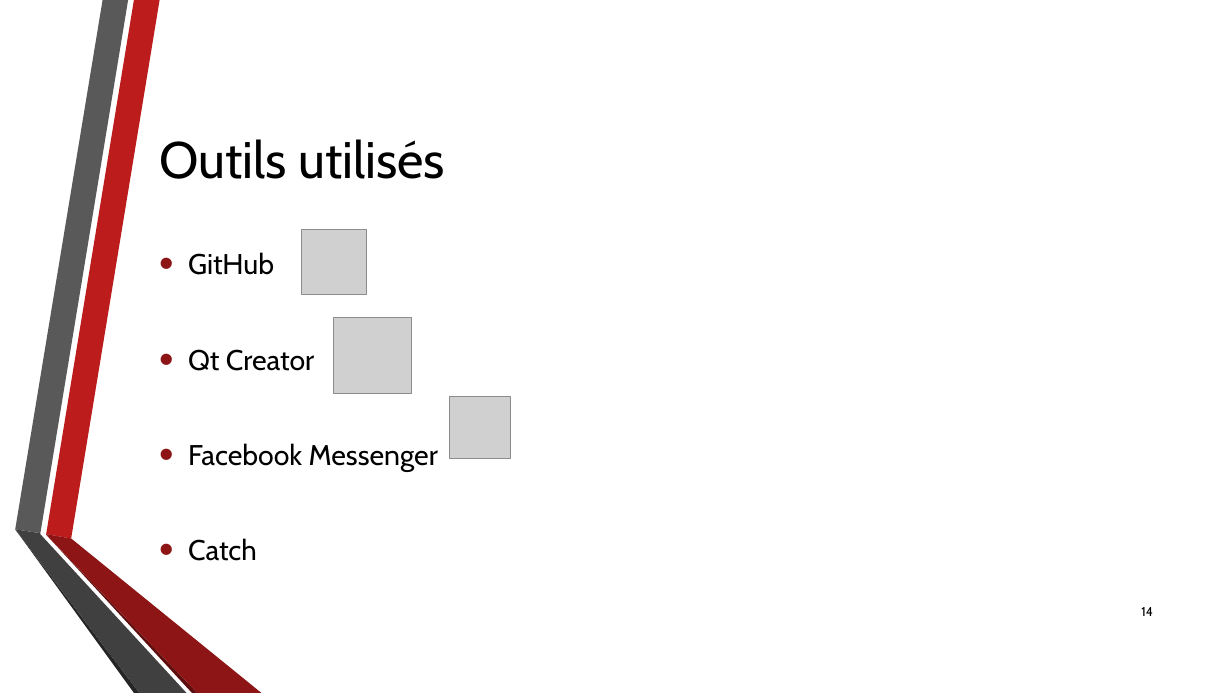
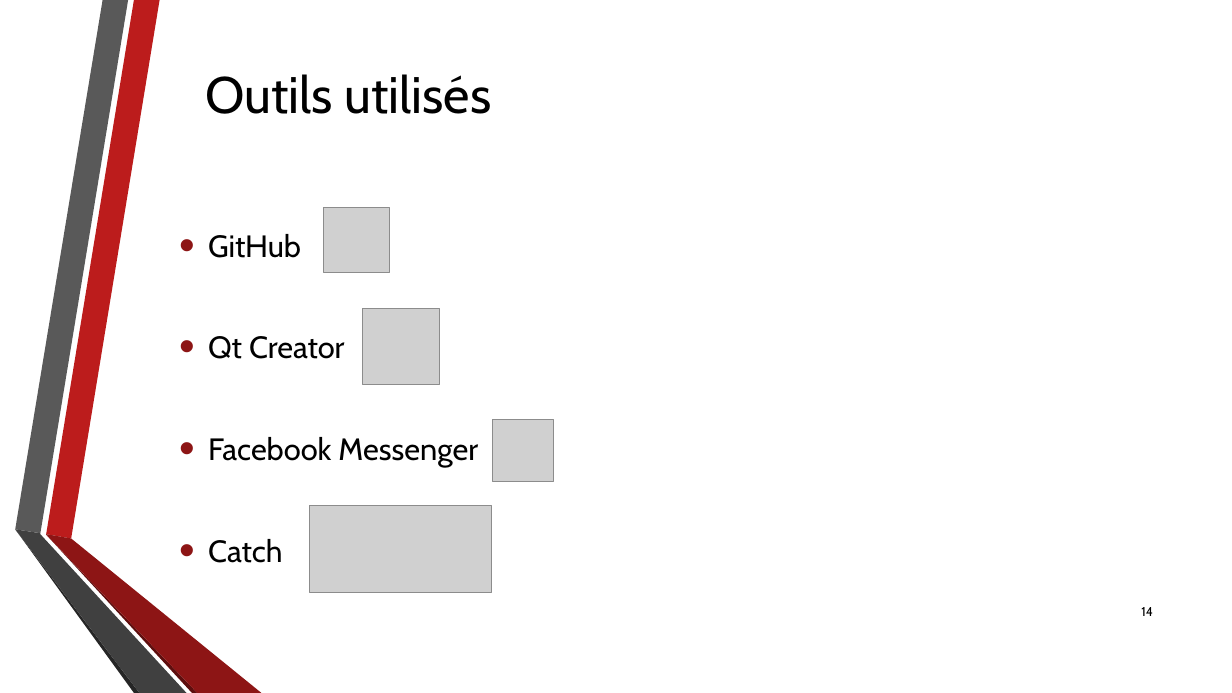
Before and after one commit to DanielLeThug/CalendrierCpp, a slide deck: slide 14 of Divers/PrésentationQDP.pptx. Drawn at 1232x693 pixels with LibreOffice and Linux fonts; fonts in the diff are those of the drawing; grey boxes stand for pictures; background and template pictures are left out. Boxes give left, top, right and bottom in pixels: in the first picture for what was removed or moved away, otherwise in the second. Text is boxed around its words. In the diff, an @@ line names an element or a change of style, - is before the commit and + after.

```diff
--- a/Divers/PrésentationQDP.pptx
+++ b/Divers/PrésentationQDP.pptx
@@ title "Outils utilisés": place and size @@
-title "Outils utilisés" at box(159, 139, 445, 179)
+title "Outils utilisés" at box(205, 74, 491, 114)
@@ picture: place and size @@
-picture at box(301, 229, 367, 295)
+picture at box(323, 207, 389, 273)
@@ text "GitHub": place and size @@
-text "GitHub" at box(188, 252, 438, 561)
+text "GitHub" at box(208, 234, 478, 563)
@@ text "GitHub" at box(208, 234, 478, 563): size 22.2 to 24 pt @@
@@ picture: place and size @@
-picture at box(334, 318, 411, 394)
+picture at box(362, 308, 440, 384)
@@ picture: place and size @@
-picture at box(450, 396, 511, 458)
+picture at box(493, 420, 554, 482)
@@ picture added at box(310, 506, 492, 593) @@
```
Also in this commit, not shown: 12 other slides changed.
